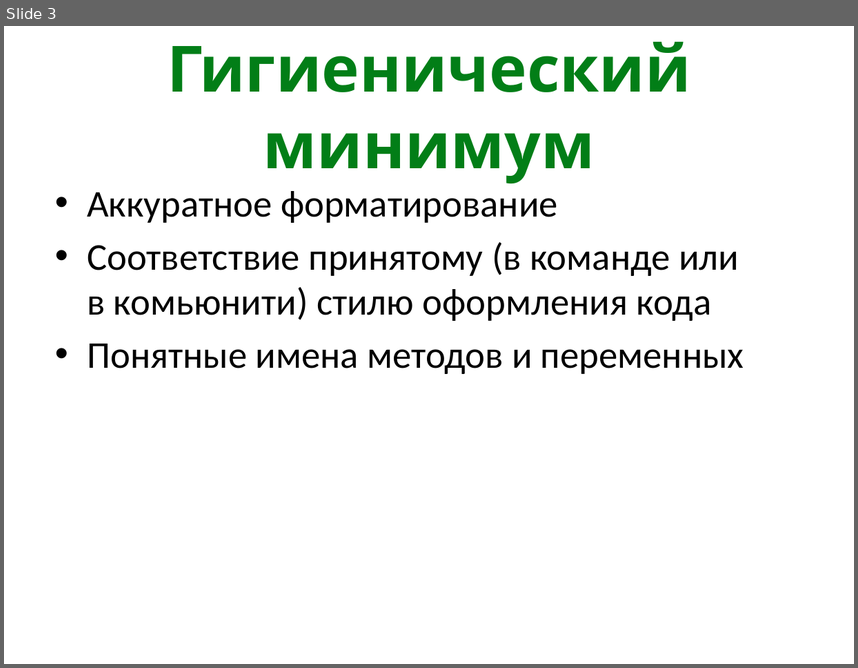
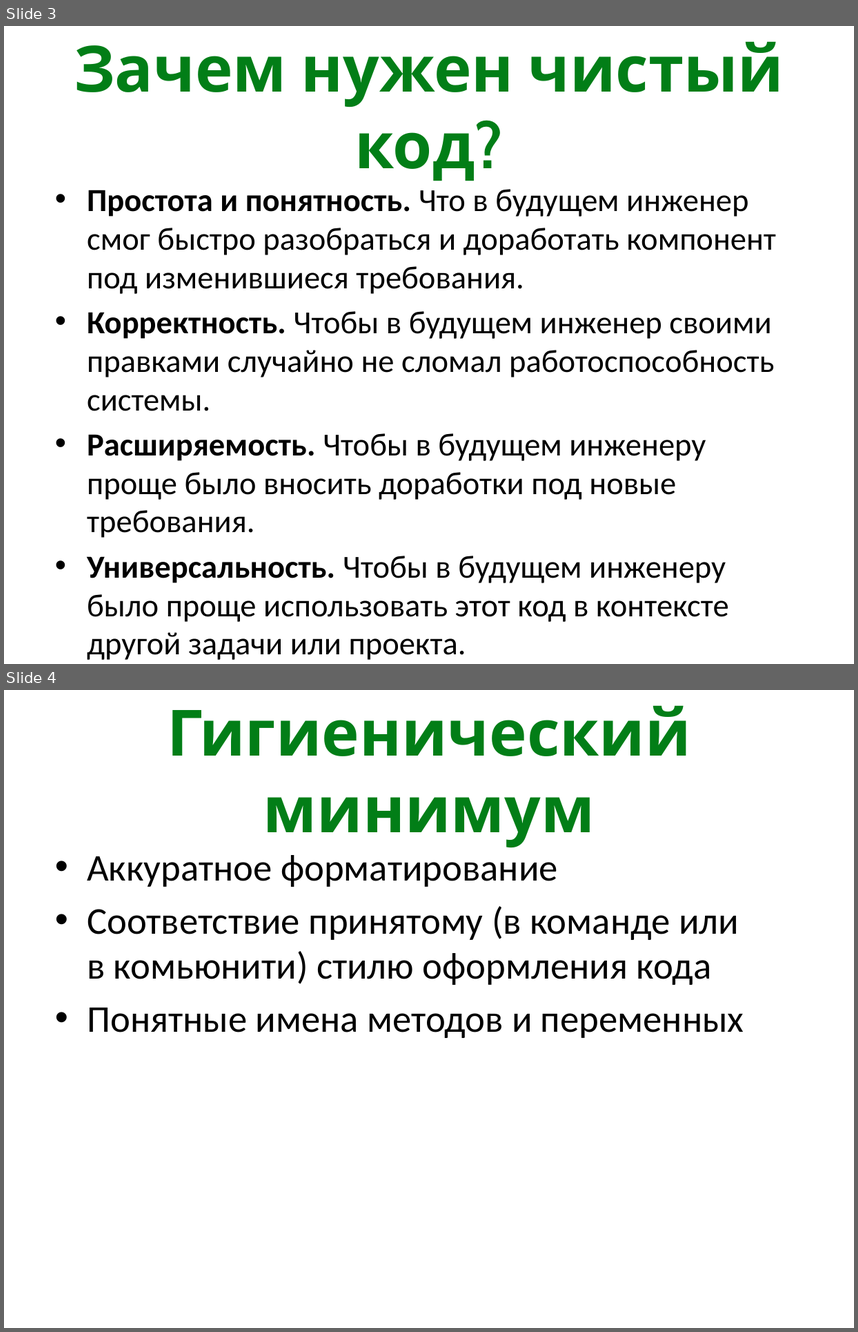
Before and after one commit to kontur-courses/clean-code, a slide deck: CleanCode.pptx. Shown one above the other, each under a label of ours: slide 3 before the commit, slides 3 and 4 after it. The pictures are 858x668 and 858x1332 pixels, drawn with LibreOffice and Linux fonts; fonts in the diff are those of the drawing. Boxes give left, top, right and bottom in pixels: in the first picture for what was removed or moved away, otherwise in the second. Text is boxed around its words. In the diff, an @@ line names an element or a change of style, - is before the commit and + after.

```diff
--- a/CleanCode.pptx
+++ b/CleanCode.pptx
@@ slide 3 added at (4,26,854,664), background #FFFFFF @@
@@ title added at (74,41,784,181), 54 pt, text #027E17, bold @@
+Зачем нужен чистый код?
@@ text added at (87,189,776,659), 27.2 pt, text #000000 @@
+• Простота и понятность. Что в будущем инженер смог быстро разобраться и доработать компонент под изменившиеся требования.
+• Корректность. Чтобы в будущем инженер своими правками случайно не сломал работоспособность системы.
+• Расширяемость. Чтобы в будущем инженеру проще было вносить доработки под новые требования.
+• Универсальность. Чтобы в будущем инженеру было проще использовать этот код в контексте другой задачи или проекта.
@@ what was slide 3 is now slide 4 @@
```
Also in this commit, not shown: 10 slides changed, 14 other slides added, 11 slides removed, 10 other files.
